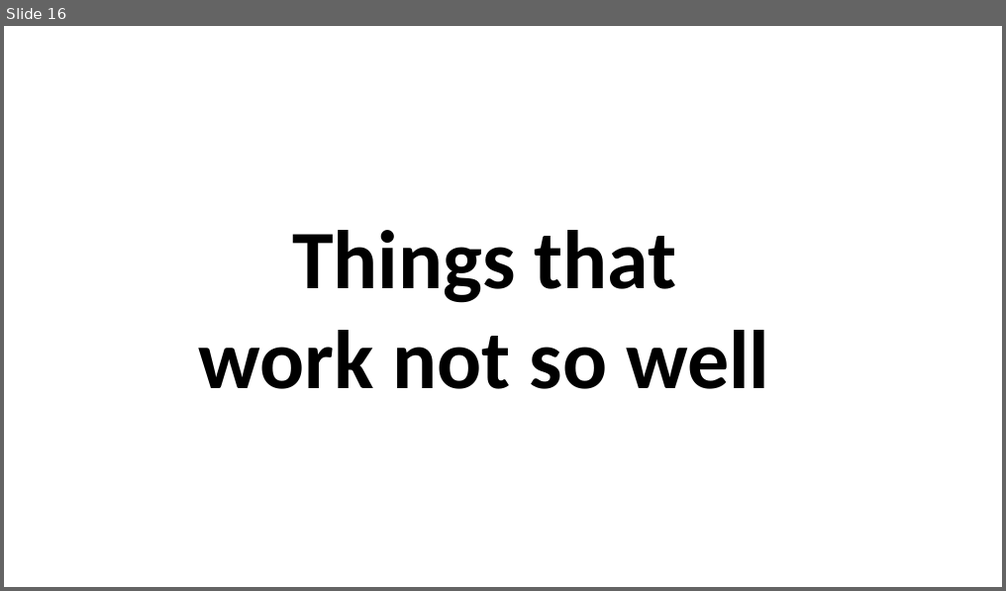
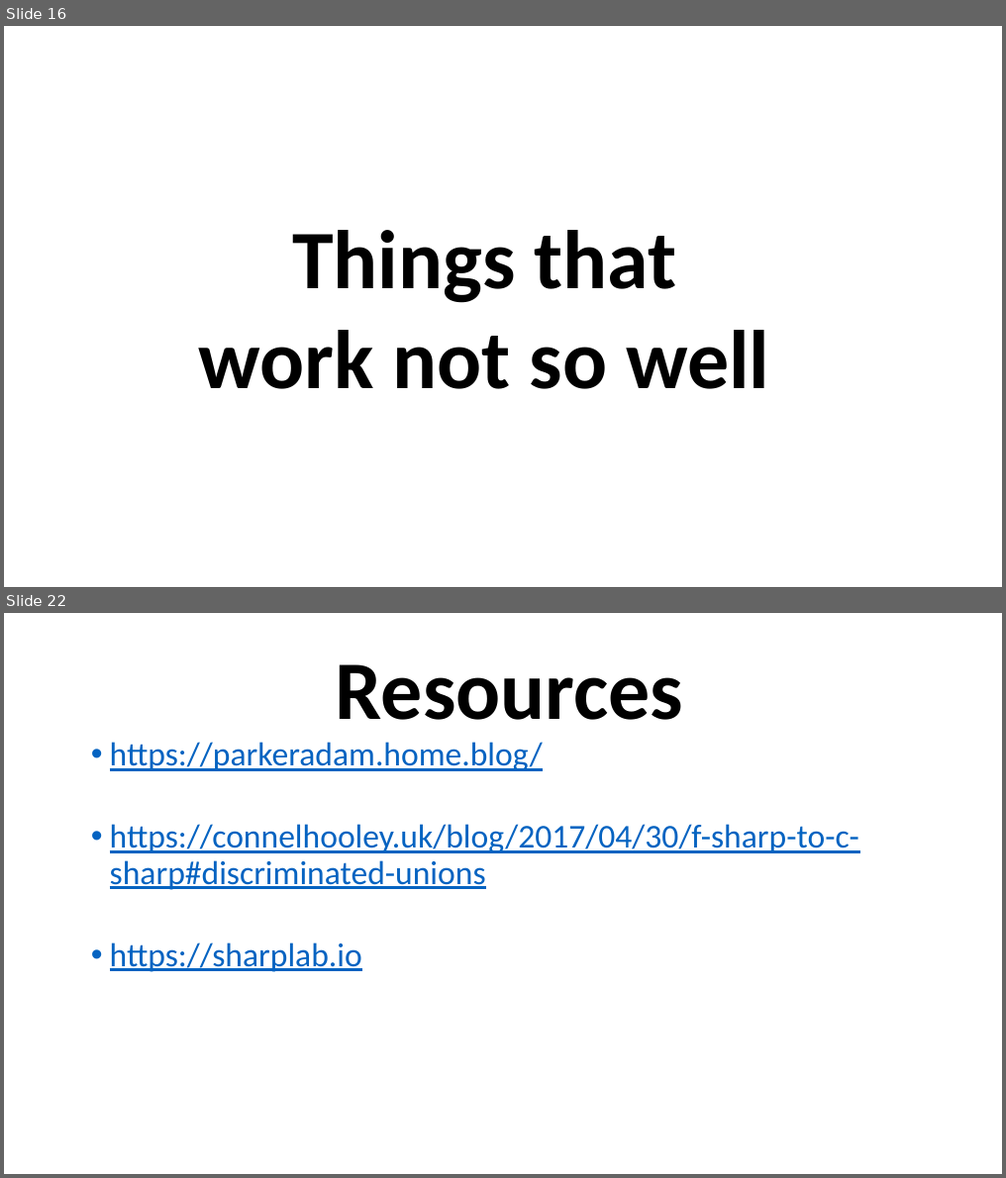
Before and after one commit to grab-a-byte/DotnetInterop, a slide deck: DotnetInteropSlides.pptx. Shown one above the other, each under a label of ours: slide 16 before the commit, slides 16 and 22 after it; the slides between them are not shown. The pictures are 1006x591 and 1006x1178 pixels, drawn with LibreOffice and Linux fonts; fonts in the diff are those of the drawing. Boxes give left, top, right and bottom in pixels: in the first picture for what was removed or moved away, otherwise in the second. Text is boxed around its words. In the diff, an @@ line names an element or a change of style, - is before the commit and + after.

```diff
--- a/DotnetInteropSlides.pptx
+++ b/DotnetInteropSlides.pptx
@@ slide 22 added at <box>4,613,1002,1174</box>, background #FFFFFF @@
@@ text added at <box>336,664,683,720</box>, 80 pt, text #000000, bold @@
+Resources
@@ text added at <box>110,742,859,972</box>, 32 pt, text #0563C1, underline @@
+    • https://parkeradam.home.blog/
+    • https://connelhooley.uk/blog/2017/04/30/f-sharp-to-c-sharp#discriminated-unions
+    • https://sharplab.io
```
Also in this commit, not shown: 2 slides changed, 4 other slides added, 4 other files.
